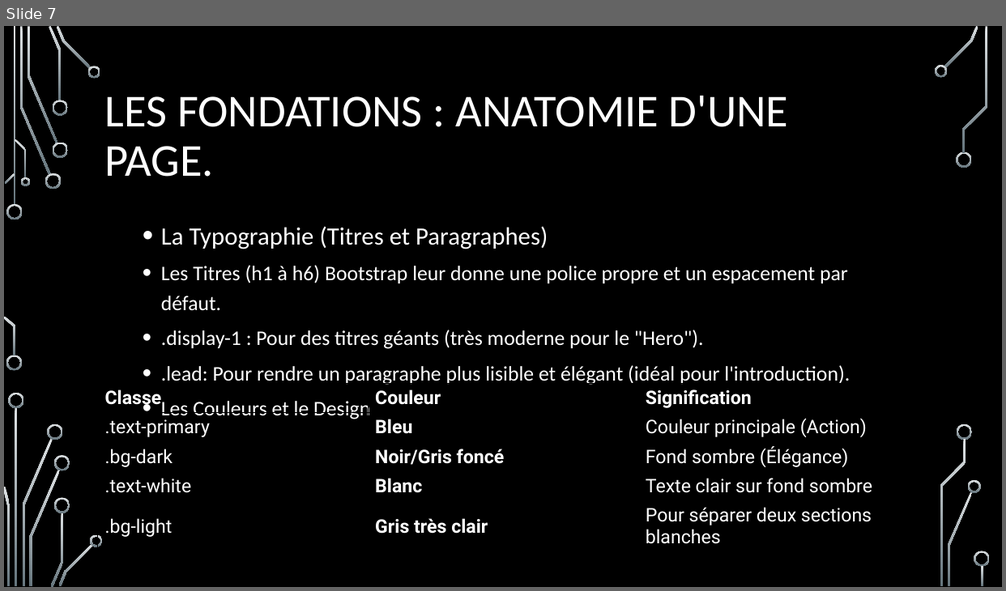
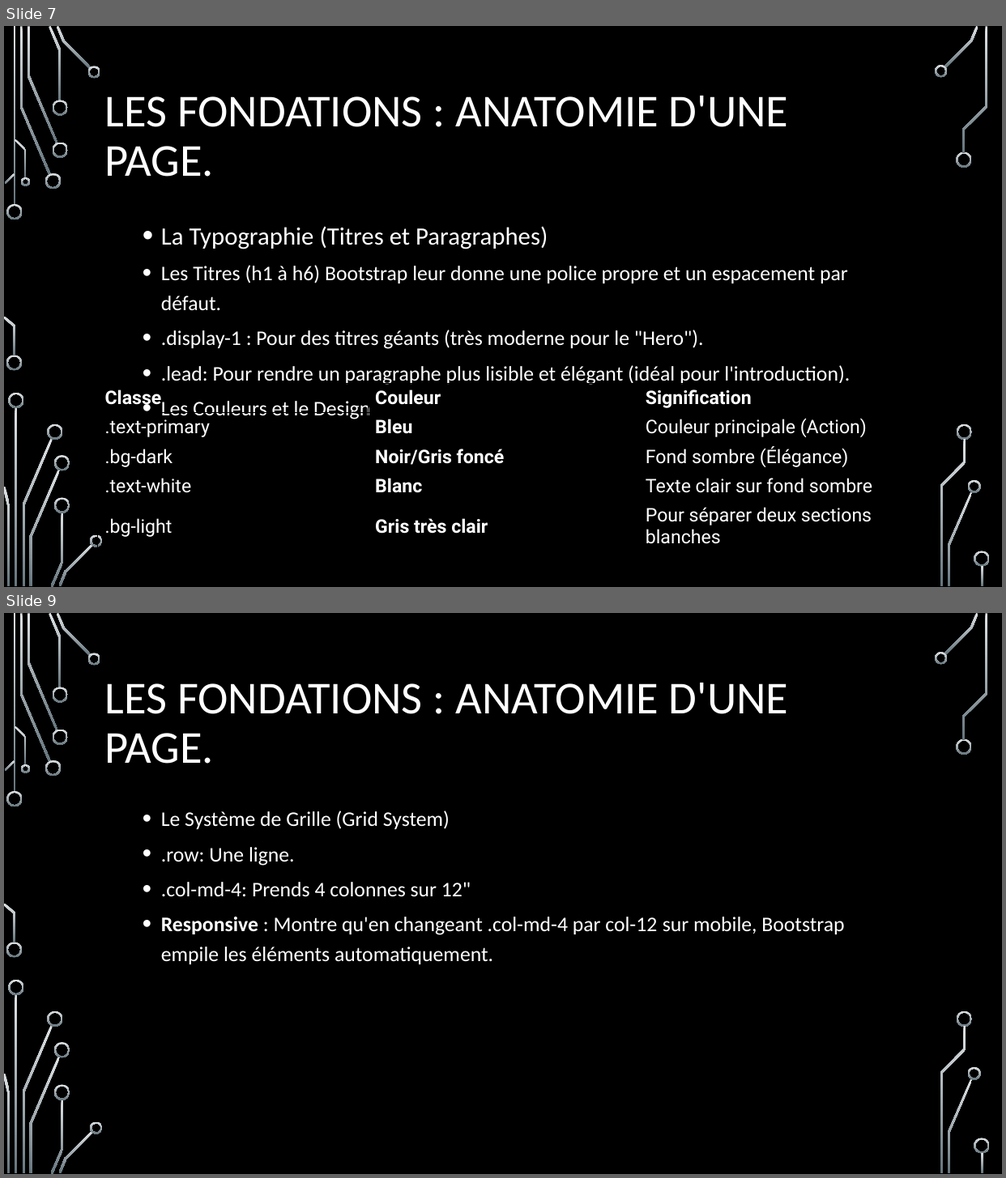
Before and after one commit to Reddy-Nzoloko/forumGaciApprendreBoostrap, a slide deck: GACI FORUM SUR L’APPRENTISSAGE DU frame work boostrap.pptx. Shown one above the other, each under a label of ours: slide 7 before the commit, slides 7 and 9 after it; the slides between them are not shown. The pictures are 1006x591 and 1006x1178 pixels, drawn with LibreOffice and Linux fonts; fonts in the diff are those of the drawing; background and template pictures are left out. Boxes give left, top, right and bottom in pixels: in the first picture for what was removed or moved away, otherwise in the second. Text is boxed around its words. In the diff, an @@ line names an element or a change of style, - is before the commit and + after.

```diff
--- a/GACI FORUM SUR L’APPRENTISSAGE DU frame work boostrap.pptx
+++ b/GACI FORUM SUR L’APPRENTISSAGE DU frame work boostrap.pptx
@@ slide 9 added at (x1=4, y1=613, x2=1002, y2=1174), background picture (left out); not listed: 36 template elements that a slide beside it also shows @@
@@ title added at (x1=105, y1=683, x2=788, y2=764), 44 pt, text #FFFFFF @@
+LES FONDATIONS : ANATOMIE D'UNE PAGE.
@@ text added at (x1=161, y1=811, x2=844, y2=965), 20 pt, text #FFFFFF @@
+  • Le Système de Grille (Grid System)
+  • .row: Une ligne.
+  • .col-md-4: Prends 4 colonnes sur 12"
+  • Responsive : Montre qu'en changeant .col-md-4 par col-12 sur mobile, Bootstrap empile les éléments automatiquement.
```
Also in this commit, not shown: 2 other slides added.
